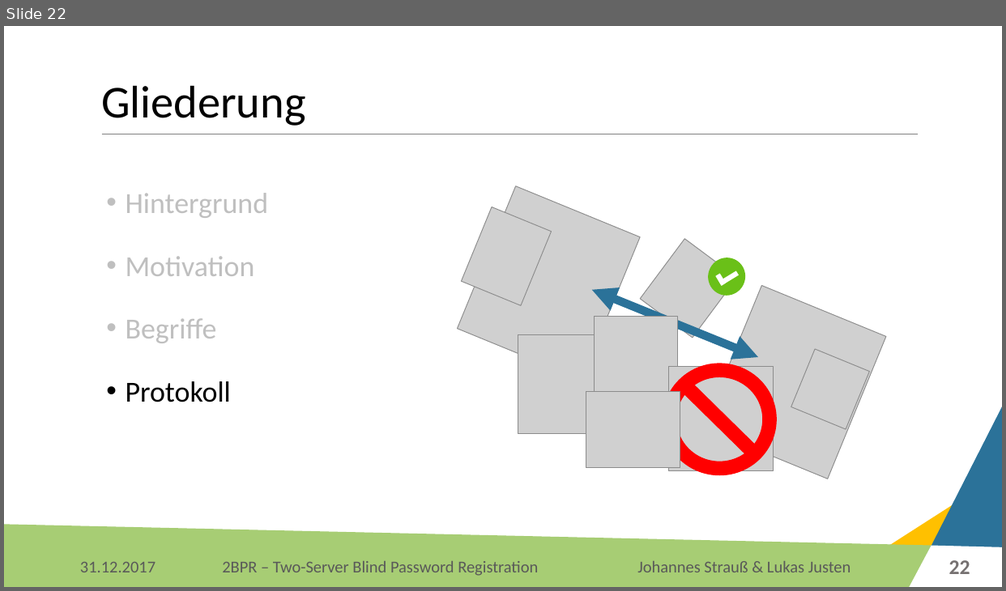
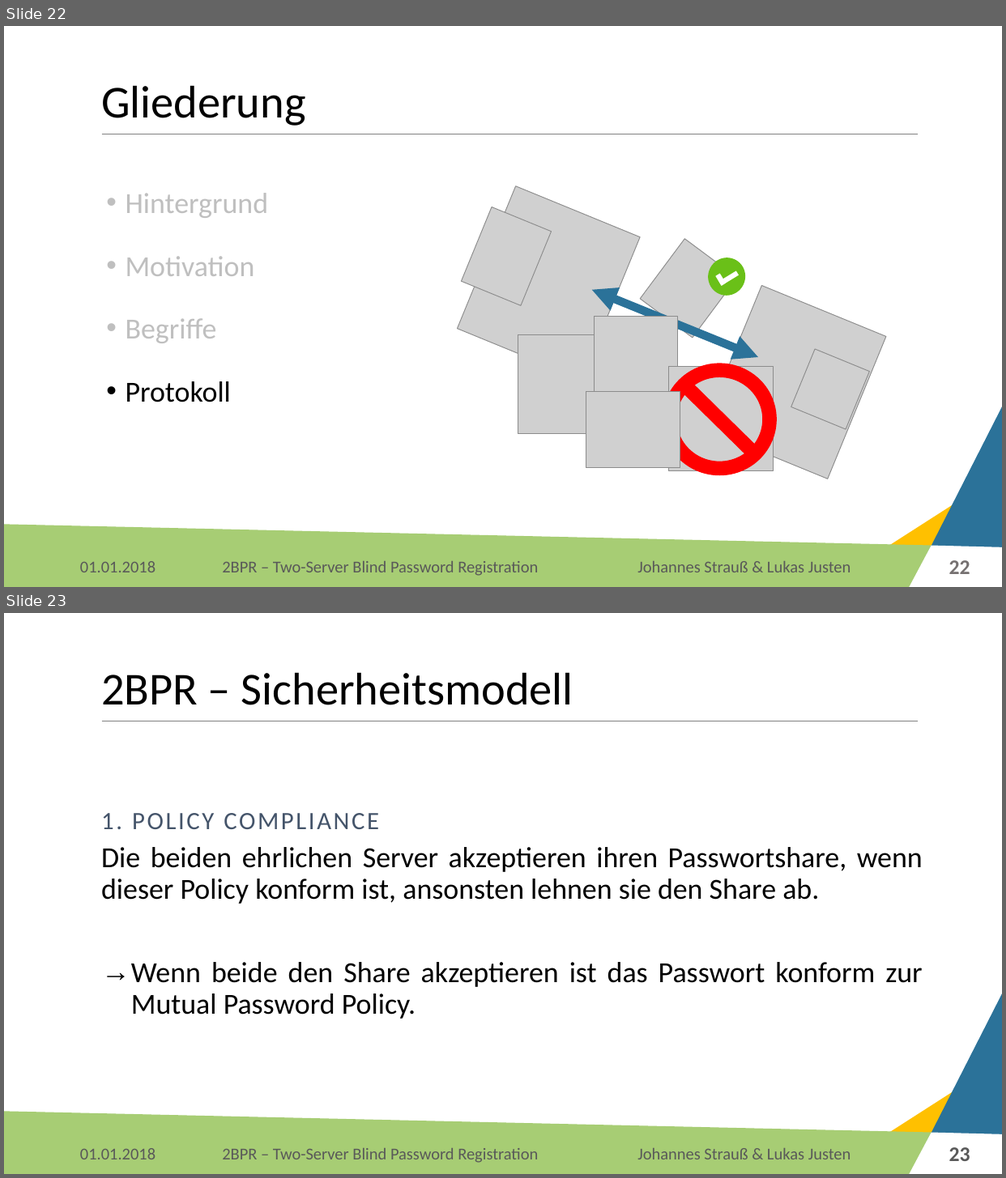
Before and after one commit to Lukas-Justen/IT-Security-2BPR, a slide deck: 2BPR.pptx. Shown one above the other, each under a label of ours: slide 22 before the commit, slides 22 and 23 after it. The pictures are 1006x591 and 1006x1178 pixels, drawn with LibreOffice and Linux fonts; fonts in the diff are those of the drawing; grey boxes stand for pictures; background and template pictures are left out. Boxes give left, top, right and bottom in pixels: in the first picture for what was removed or moved away, otherwise in the second. Text is boxed around its words. In the diff, an @@ line names an element or a change of style, - is before the commit and + after.

```diff
--- a/2BPR.pptx
+++ b/2BPR.pptx
@@ slide 23 added at (4,613,1002,1174), background #FFFFFF; not listed: 6 template elements that a slide beside it also shows @@
@@ title added at (101,672,573,705), 44 pt, text #000000 @@
+2BPR – Sicherheitsmodell
@@ text added at (101,813,379,829), 24 pt, text #44546A @@
+1. POLICY COMPLIANCE
@@ text added at (101,847,923,1019), 28 pt, text #000000 @@
+Die beiden ehrlichen Server akzeptieren ihren Passwortshare, wenn dieser Policy konform ist, ansonsten lehnen sie den Share ab.
+→ Wenn beide den Share akzeptieren ist das Passwort konform zur Mutual Password Policy.
@@ text added at (80,1148,155,1160), 16 pt, text #595959 @@
+01.01.2018
@@ text added at (637,1148,851,1160), 16 pt, text #595959 @@
+Johannes Strauß & Lukas Justen
@@ page number added at (949,1148,970,1161), 20 pt, text #595959, bold @@
+23
@@ slide 22 changed as well @@
@@ text at (80,561,155,573): text changed @@
-31.12.2017
+01.01.2018
```
Also in this commit, not shown: 25 other slides changed.
